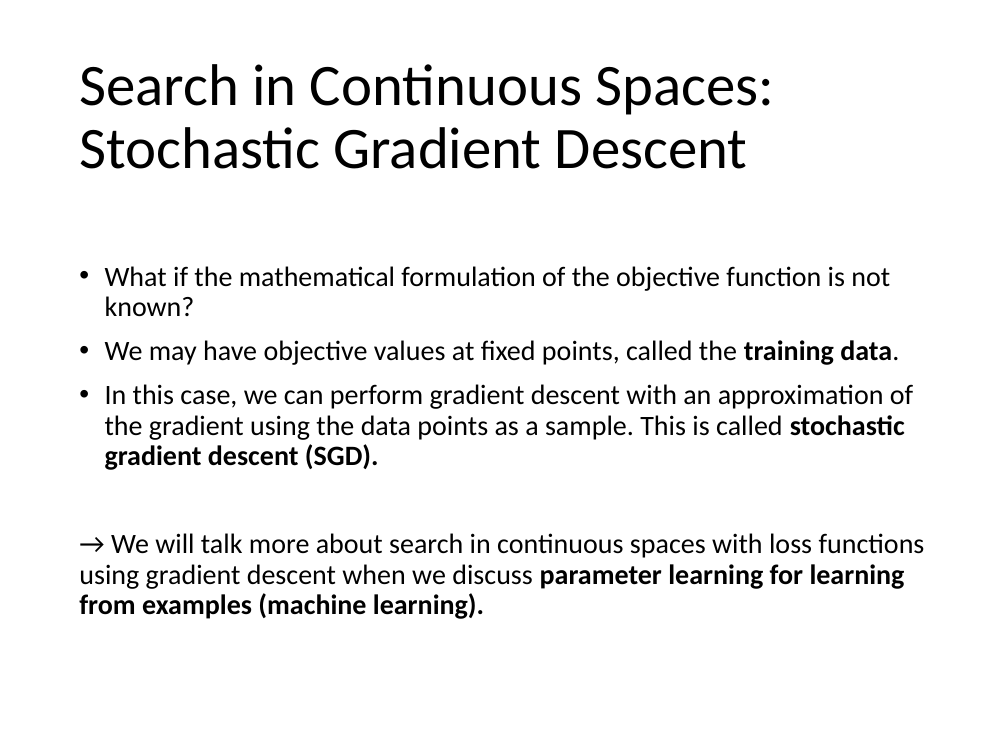
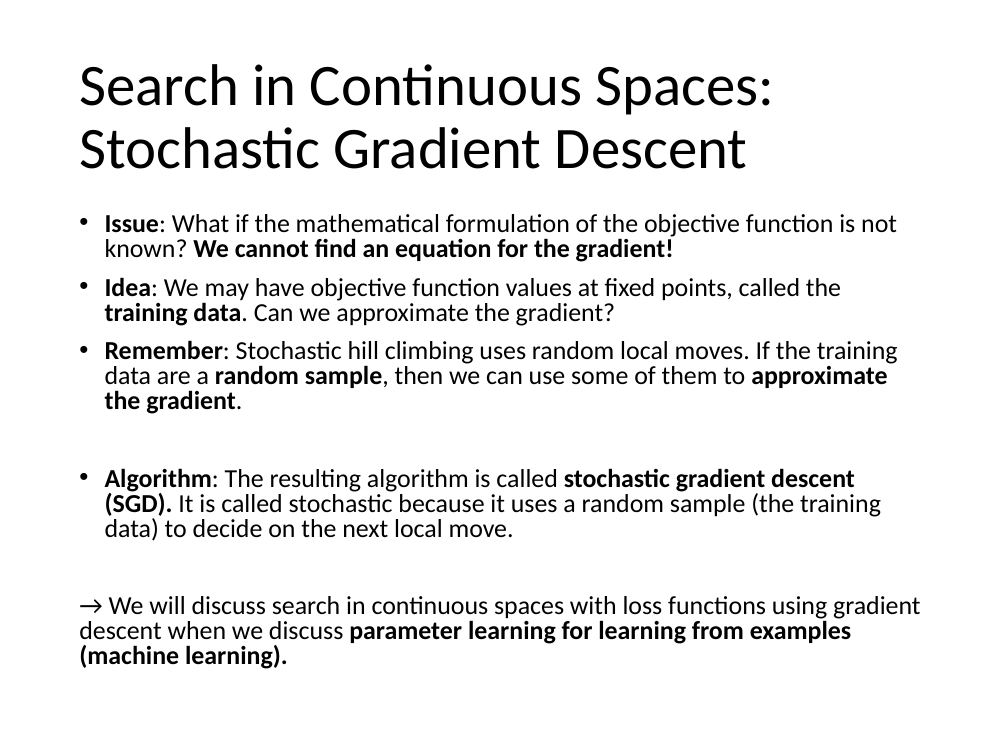
Before and after one commit to kunleola/CS7320, a slide deck: slide 34 of slides/04_local_search.pptx. Drawn at 1008x756 pixels with LibreOffice and Linux fonts; fonts in the diff are those of the drawing. Boxes give left, top, right and bottom in pixels: in the first picture for what was removed or moved away, otherwise in the second. Text is boxed around its words. In the diff, an @@ line names an element or a change of style, - is before the commit and + after.

```diff
--- a/slides/04_local_search.pptx
+++ b/slides/04_local_search.pptx
@@ text at (79, 214, 920, 669): text changed; size 20 to 18.5 pt @@
-• What if the mathematical formulation of the objective function is not known?
-• We may have objective values at fixed points, called the training data.
-• In this case, we can perform gradient descent with an approximation of the gradient using the data points as a sample. This is called stochastic gradient descent (SGD).
-→ We will talk more about search in continuous spaces with loss functions using gradient descent when we discuss parameter learning for learning from examples (machine learning).
+• Issue: What if the mathematical formulation of the objective function is not known? We cannot find an equation for the gradient!
+• Idea: We may have objective function values at fixed points, called the training data. Can we approximate the gradient?
+• Remember: Stochastic hill climbing uses random local moves. If the training data are a random sample, then we can use some of them to approximate the gradient.
+• Algorithm: The resulting algorithm is called stochastic gradient descent (SGD). It is called stochastic because it uses a random sample (the training data) to decide on the next local move.
+→ We will discuss search in continuous spaces with loss functions using gradient descent when we discuss parameter learning for learning from examples (machine learning).
```
Also in this commit, not shown: 1 other file.
